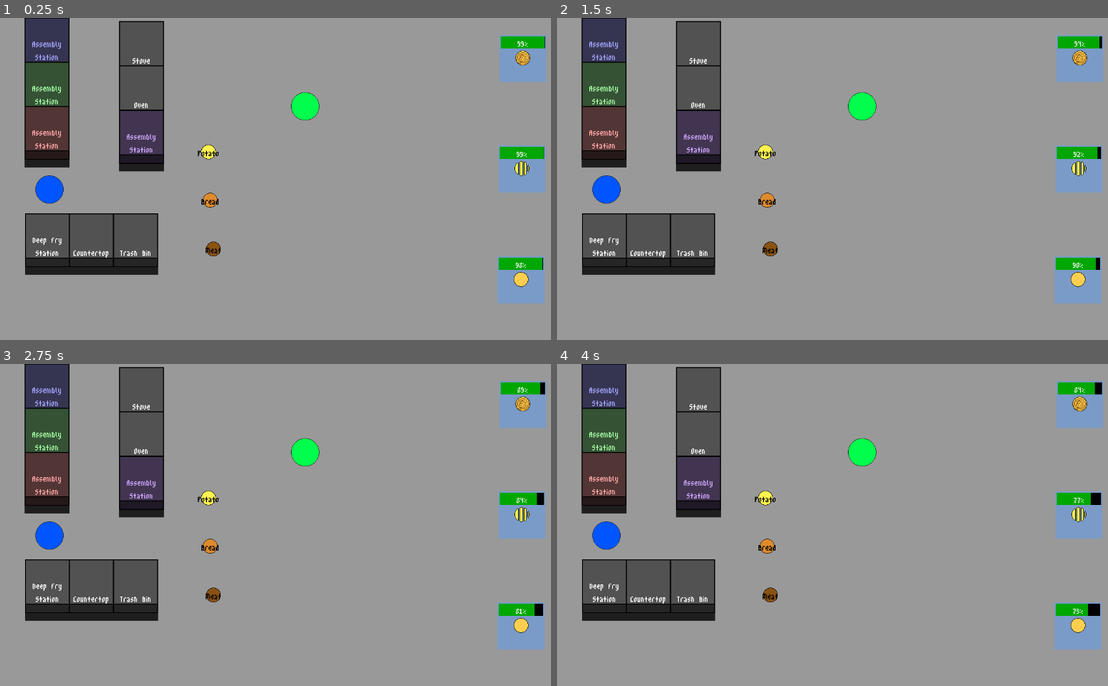
Above: before the commit, frames 1-4 (two rows, left to right).
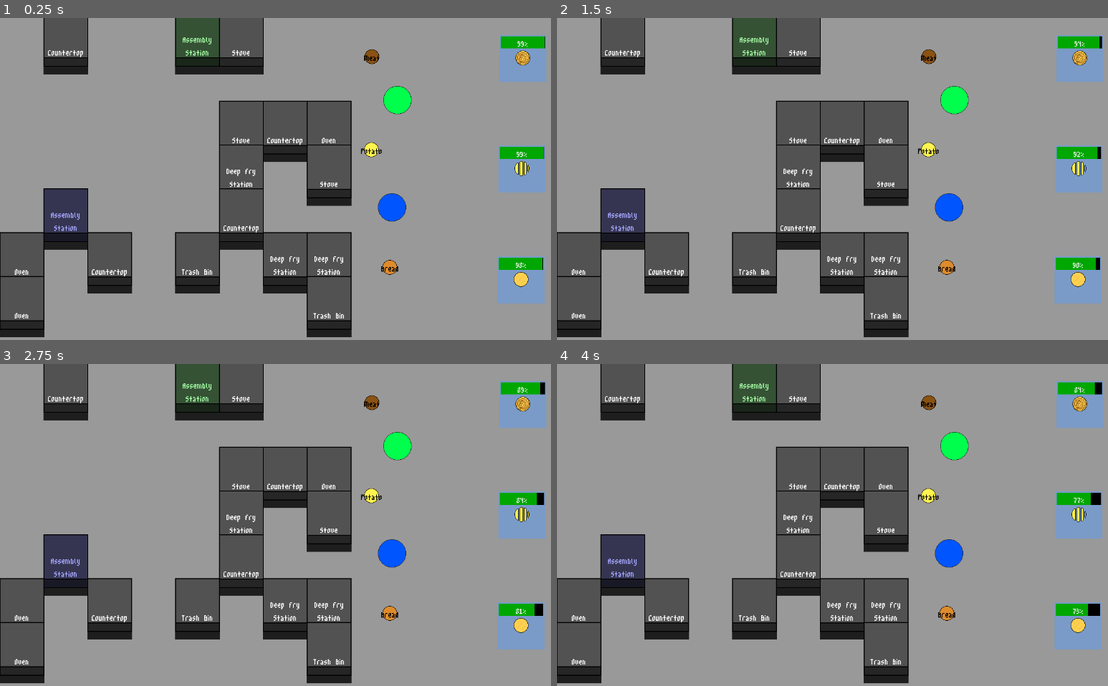
Above: after the commit, the same moments.

Repository: IronStrikerX/COGS-game
Game: Godot game, scene res://Game/game.tscn
Same seed, same stepped clock (60 frames per second), same inputs: the game is played once before the commit and once after it.
Inputs (mouse positions are in pixels of both pictures, inside the frame that each line leads up to):
- Up to frame 1 (0.25 s): no input
- Up to frame 2 (1.5 s): move the mouse to (606, 188) at 0.52 s; tap Enter at 1.25 s; move the mouse to (860, 108) at 1.27 s
- Up to frame 3 (2.75 s): tap Space at 2 s; move the mouse to (341, 454) at 2.02 s
- Up to frame 4 (4 s): tap Enter at 2.75 s; move the mouse to (815, 589) at 2.77 s; tap Space at 3.5 s; move the mouse to (1014, 573) at 3.52 s

The runs differ from the first frame. In frame 1, 33% of the frame differs, in the area x 0-75%, y 0-100%; in frame 2, 33%; in frame 3, 33%; in frame 4, 33%.

Commit message:
swap and random map
randomly generated map with customizable amount of each appliance.
countertop and assembly stations can swap items with selected food if it can't cook

Diff:
--- a/CookingSystem/Appliances.tscn
+++ b/CookingSystem/Appliances.tscn
@@ -20,7 +20,7 @@
 size = Vector2(96, 95)
 
 [sub_resource type="RectangleShape2D" id="RectangleShape2D_a2g1o"]
-size = Vector2(119, 138)
+size = Vector2(105, 108)
 
 [sub_resource type="Curve" id="Curve_dmv7j"]
 _limits = [0.0, 1.0058082, 0.0, 1.0]
@@ -28,7 +28,7 @@
 point_count = 2
 
 [sub_resource type="Gradient" id="Gradient_a5ags"]
-colors = PackedColorArray(0.583047, 0.583047, 0.5830469, 1, 1, 1, 1, 1)
+colors = PackedColorArray(0.27058825, 0, 0, 1, 1, 1, 1, 1)
 
 [sub_resource type="StyleBoxFlat" id="StyleBoxFlat_46frq"]
 bg_color = Color(0.11858133, 0.11858139, 0.11858136, 1)
@@ -108,10 +108,9 @@
 shape = SubResource("RectangleShape2D_a8k81")
 
 [node name="Area2D" type="Area2D" parent="."]
-visible = false
 
 [node name="CollisionShape2D" type="CollisionShape2D" parent="Area2D"]
-position = Vector2(-1.5, -1)
+position = Vector2(-0.5, -9)
 shape = SubResource("RectangleShape2D_a2g1o")
 
 [node name="SelectedFood" type="Sprite2D" parent="."]
@@ -119,12 +118,13 @@
 
 [node name="SmokeParticle" type="CPUParticles2D" parent="."]
 emitting = false
-amount = 3
+amount = 25
 lifetime = 1.2
 randomness = 0.5
 lifetime_randomness = 0.2
 emission_shape = 1
 emission_sphere_radius = 20.0
+particle_flag_align_y = true
 direction = Vector2(0, 0)
 spread = 180.0
 gravity = Vector2(0, -100)
--- a/CookingSystem/appliances.gd
+++ b/CookingSystem/appliances.gd
@@ -139,7 +139,7 @@
 
 	# appliances can only have one selected food
 	else:
-		if not selected_food:
+		if not is_cooking:
 			current_player_using = player_id
 			var processed_food = process_food(recieved_food)
 			# checks if this appliance plus recieved food can create something
--- a/Game/character_body_2d.gd
+++ b/Game/character_body_2d.gd
@@ -43,9 +43,20 @@
 		elif selected_food and current_appliance:
 			if current_appliance.has_method("receive_food"):
 				if current_appliance.receive_food(selected_food, player_id):
-					#player will drop selected food only when 1. appliance is empty 2. player can cook with the 2 food
+					#player will drop selected food only when 1. appliance is empty 2. player can cook with the 2 foods
 					selected_food = null
 					selected_food_sprite.texture = null
+				elif current_appliance.appliance_type in [CookingRecipe.ApplianceType.COUNTERTOP, CookingRecipe.ApplianceType.ASSEMBLY_STATION]:
+					# Could not cook, attempt swap if appliance has food to give on countertrop or assemblys tation
+					var appliance_food = current_appliance.give_food(player_id)
+					if appliance_food:
+						if current_appliance.receive_food(selected_food, player_id):
+							# Swap successful
+							selected_food = appliance_food
+							if selected_food:
+								selected_food_sprite.texture = selected_food.texture
+							else:
+								selected_food_sprite.texture = null
 			else:
 				print("Station can't receive food")
 
--- a/Game/game.tscn
+++ b/Game/game.tscn
@@ -4,10 +4,10 @@
 [ext_resource type="Resource" uid="uid://buwro5ha60tso" path="res://Food/meat.tres" id="2_oomkl"]
 [ext_resource type="Resource" uid="uid://dxgfadj0ylg2" path="res://Food/bread.tres" id="3_buohc"]
 [ext_resource type="Resource" uid="uid://dxlgojlvhfb4g" path="res://Food/potato.tres" id="4_kul4i"]
-[ext_resource type="PackedScene" uid="uid://brrm84npst7bp" path="res://CookingSystem/Appliances.tscn" id="5_7gi1t"]
 [ext_resource type="PackedScene" uid="uid://lmdupea46mc5" path="res://Game/character.tscn" id="6_fsxsm"]
 [ext_resource type="PackedScene" uid="uid://brk4vavxf2gem" path="res://Customer/Customer.tscn" id="7_oomkl"]
 [ext_resource type="Resource" uid="uid://ddlkxipeeb5wj" path="res://Customer/customer_demands.tres" id="8_buohc"]
+[ext_resource type="PackedScene" uid="uid://bghretien1axb" path="res://Game/spawner.tscn" id="9_7gi1t"]
 [ext_resource type="Resource" uid="uid://btnah8e5d3yet" path="res://CookingSystem/Recipes/Info/AllRecipes.tres" id="9_kul4i"]
 
 [sub_resource type="StyleBoxFlat" id="StyleBoxFlat_e2o6t"]
@@ -22,67 +22,28 @@
 [node name="Food" type="Node2D" parent="."]
 
 [node name="food" parent="Food" instance=ExtResource("1_qmv3x")]
-position = Vector2(477, 517)
+position = Vector2(831, 87)
 food = ExtResource("2_oomkl")
 
 [node name="food2" parent="Food" instance=ExtResource("1_qmv3x")]
-position = Vector2(470, 408)
+position = Vector2(871, 558)
 food = ExtResource("3_buohc")
 
 [node name="food3" parent="Food" instance=ExtResource("1_qmv3x")]
-position = Vector2(466, 300)
+position = Vector2(830, 295)
 food = ExtResource("4_kul4i")
 
 [node name="Characters" type="Node2D" parent="."]
 
 [node name="CharacterBody2D" parent="Characters" instance=ExtResource("6_fsxsm")]
-position = Vector2(110, 384)
+z_index = 12
+position = Vector2(875, 424)
 player_id = 1
 
 [node name="CharacterBody2D2" parent="Characters" instance=ExtResource("6_fsxsm")]
-position = Vector2(681, 198)
+z_index = 12
+position = Vector2(887, 184)
 player_id = 2
-
-[node name="Appliances" type="Node2D" parent="."]
-
-[node name="Appliance2" parent="Appliances" instance=ExtResource("5_7gi1t")]
-position = Vector2(204, 497)
-appliance_type = 4
-
-[node name="Appliance5" parent="Appliances" instance=ExtResource("5_7gi1t")]
-position = Vector2(105, 59)
-appliance_type = 3
-assembly_station_owner = 1
-
-[node name="Appliance" parent="Appliances" instance=ExtResource("5_7gi1t")]
-position = Vector2(316, 67)
-appliance_type = 1
-
-[node name="Appliance3" parent="Appliances" instance=ExtResource("5_7gi1t")]
-position = Vector2(316, 166)
-
-[node name="Appliance4" parent="Appliances" instance=ExtResource("5_7gi1t")]
-position = Vector2(106, 497)
-appliance_type = 2
-
-[node name="Appliance6" parent="Appliances" instance=ExtResource("5_7gi1t")]
-position = Vector2(303, 497)
-appliance_type = 5
-
-[node name="Appliance7" parent="Appliances" instance=ExtResource("5_7gi1t")]
-position = Vector2(105, 158)
-appliance_type = 3
-assembly_station_owner = 2
-
-[node name="Appliance8" parent="Appliances" instance=ExtResource("5_7gi1t")]
-position = Vector2(105, 257)
-appliance_type = 3
-assembly_station_owner = 3
-
-[node name="Appliance9" parent="Appliances" instance=ExtResource("5_7gi1t")]
-position = Vector2(316, 266)
-appliance_type = 3
-assembly_station_owner = 4
 
 [node name="Customer" parent="." instance=ExtResource("7_oomkl")]
 position = Vector2(1118, 41)
@@ -98,3 +59,13 @@
 position = Vector2(1114, 536)
 possible_demands = ExtResource("8_buohc")
 all_recipes = ExtResource("9_kul4i")
+
+[node name="Spawner" parent="." instance=ExtResource("9_7gi1t")]
+list_of_appliances = {
+"Assembly Station": 2,
+"Countertop": 4,
+"Deep Fry Station": 3,
+"Oven": 3,
+"Stove": 3,
+"Trash Bin": 2
+}
--- /dev/null
+++ b/Game/spawner.gd
@@ -0,0 +1,70 @@
+extends Node2D
+const APPLIANCES = preload("uid://brrm84npst7bp")
+
+const WIDTH := 8
+const HEIGHT := 7
+const CELL_SIZE := Vector2(98,98)
+
+var all_cells = []
+
+@export var list_of_appliances = {
+	"Oven" : 3,
+	"Stove" : 3,
+	"Deep Fry Station" : 3,
+	"Assembly Station" : 2,
+	"Countertop" : 3,
+	"Trash Bin" : 2
+}
+
+func _ready():
+	for x in range (WIDTH):
+		for y in range (HEIGHT):
+			all_cells.append(Vector2(x,y))
+	spawn_appliances()
+
+func spawn_appliances():
+	var appliances = []
+	for appliance in list_of_appliances:
+		var number = list_of_appliances[appliance]
+		for i in range(number):
+			print("added ", appliance)
+			appliances.append(appliance)
+
+	var available_cells = all_cells.duplicate()
+	var assembly_station_count = 1
+
+	for i in range(appliances.size()):
+		if available_cells.size() == 0:
+			print("No more space to spawn appliances!")
+			break
+
+		# Pick a random cell and remove it from available_cells
+		var index = randi_range(0, available_cells.size() - 1)
+		var cell = available_cells[index]
+		available_cells.remove_at(index)
+		# Convert grid cell to world position
+		var world_pos = cell * CELL_SIZE + CELL_SIZE / 2
+		# Instance and place the applianc
+		var new_appliance = APPLIANCES.instantiate()
+		var appliance_type = appliances.pick_random()
+		appliances.erase(appliance_type)
+		new_appliance.position = world_pos
+		new_appliance.z_index = int(cell.y)
+		match appliance_type:
+			"Oven":
+				new_appliance.appliance_type = CookingRecipe.ApplianceType.OVEN
+			"Stove":
+				new_appliance.appliance_type = CookingRecipe.ApplianceType.STOVE
+			"Deep Fry Station":
+				new_appliance.appliance_type = CookingRecipe.ApplianceType.DEEP_FRY_STATION
+			"Countertop":
+				new_appliance.appliance_type = CookingRecipe.ApplianceType.COUNTERTOP
+			"Trash Bin":
+				new_appliance.appliance_type = CookingRecipe.ApplianceType.TRASH_BIN
+			"Assembly Station":
+				new_appliance.appliance_type = CookingRecipe.ApplianceType.ASSEMBLY_STATION
+				new_appliance.assembly_station_owner = assembly_station_count
+				print("spawned")
+				assembly_station_count += 1
+
+		add_child(new_appliance)
--- /dev/null
+++ b/Game/spawner.tscn
@@ -0,0 +1,6 @@
+[gd_scene load_steps=2 format=3 uid="uid://bghretien1axb"]
+
+[ext_resource type="Script" uid="uid://xnhm4gs5q82w" path="res://Game/spawner.gd" id="1_pvmun"]
+
+[node name="Spawner" type="Node2D"]
+script = ExtResource("1_pvmun")
Not shown, added: Game/spawner.gd.uid
